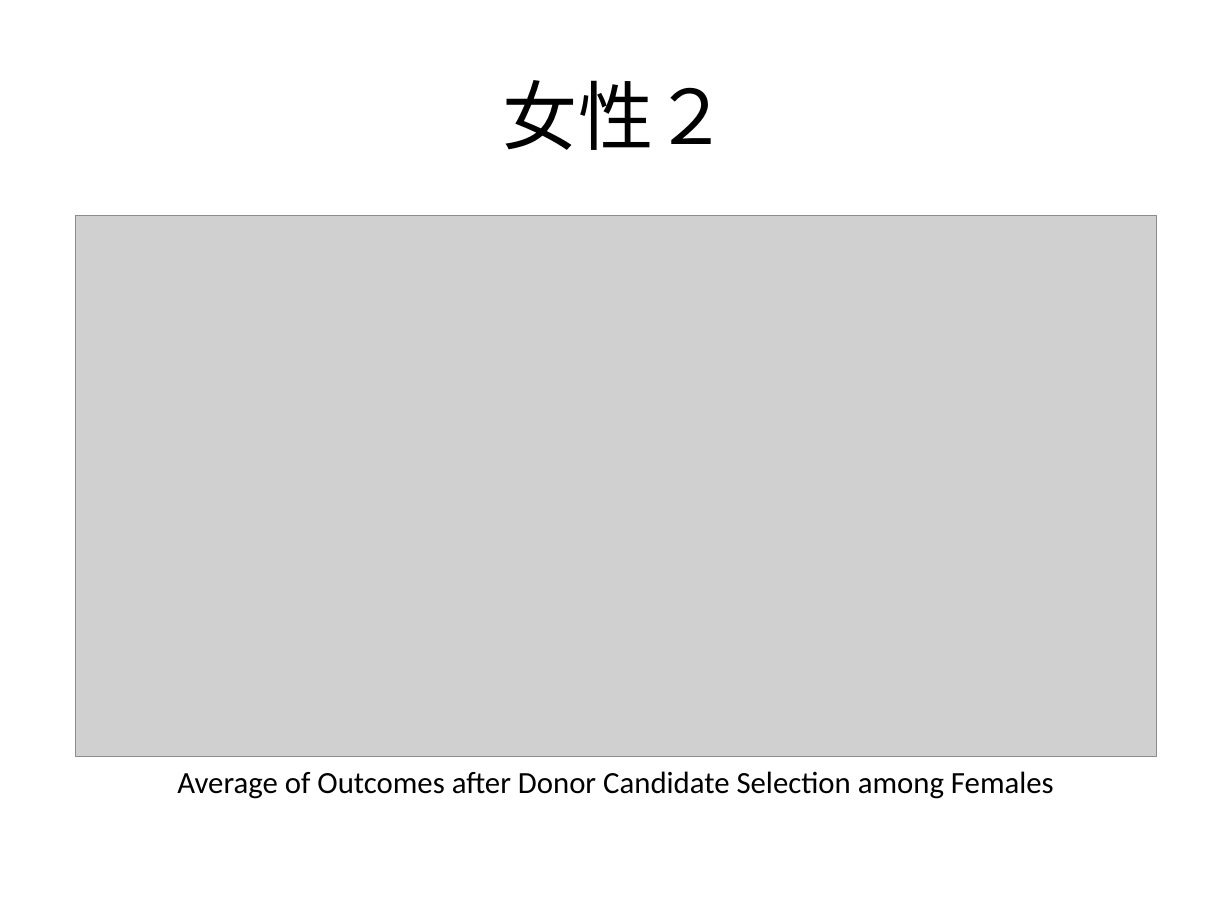
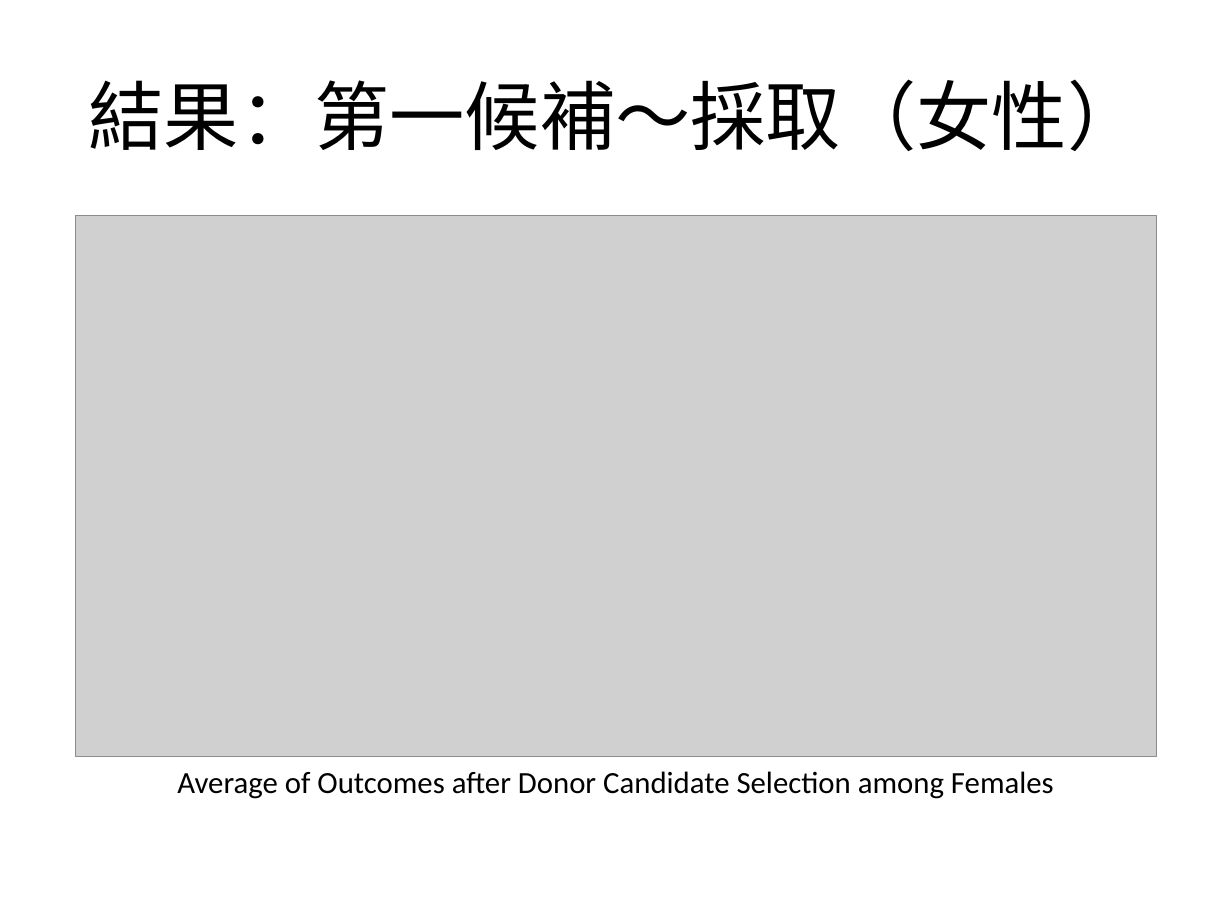
Before and after one commit to JMDP-behavioral-economics/RCT-Nudge, a slide deck: slide 12 of docs/pptx/report.pptx (slide 9 before the commit). Drawn at 1232x924 pixels with LibreOffice and Linux fonts; fonts in the diff are those of the drawing; grey boxes stand for pictures. Boxes give left, top, right and bottom in pixels: in the first picture for what was removed or moved away, otherwise in the second. Text is boxed around its words. In the diff, an @@ line names an element or a change of style, - is before the commit and + after.

```diff
--- a/docs/pptx/report.pptx
+++ b/docs/pptx/report.pptx
@@ title at box(88, 79, 1142, 151): text changed @@
-女性２
+結果：第一候補～採取（女性）
```
Also in this commit, not shown: 3 other slides changed, 5 slides added, 2 other files.
